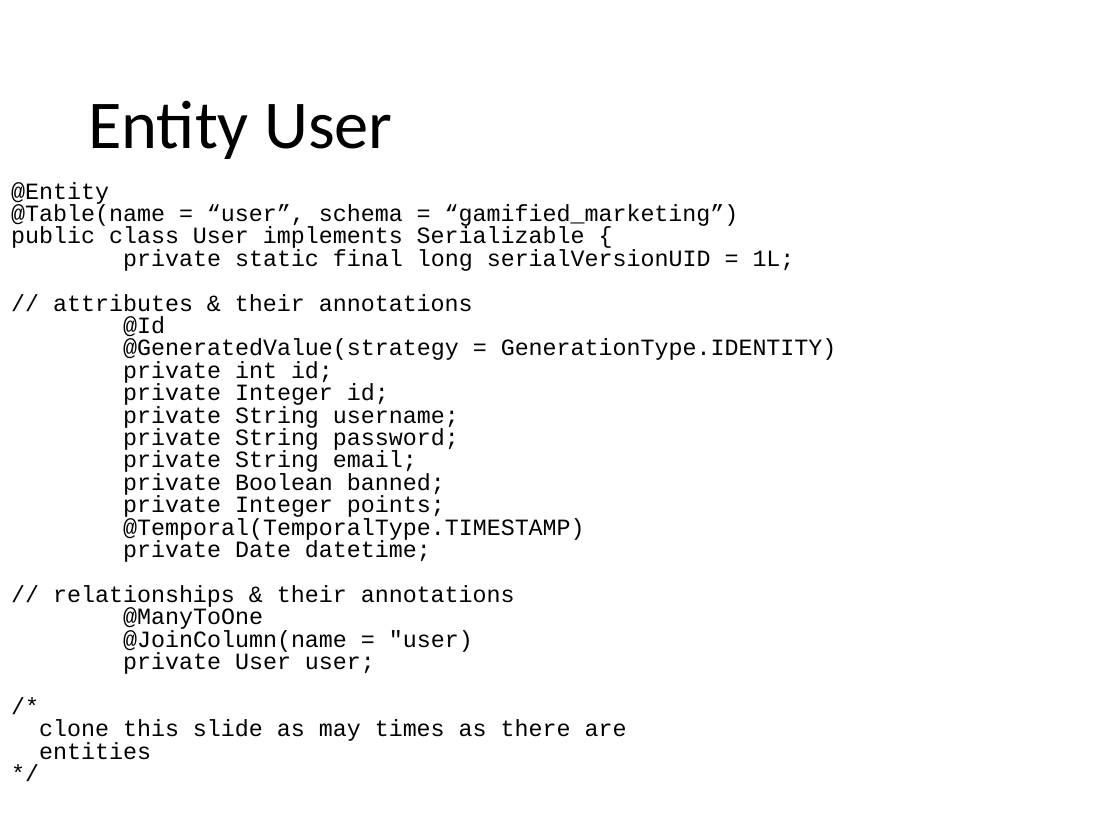
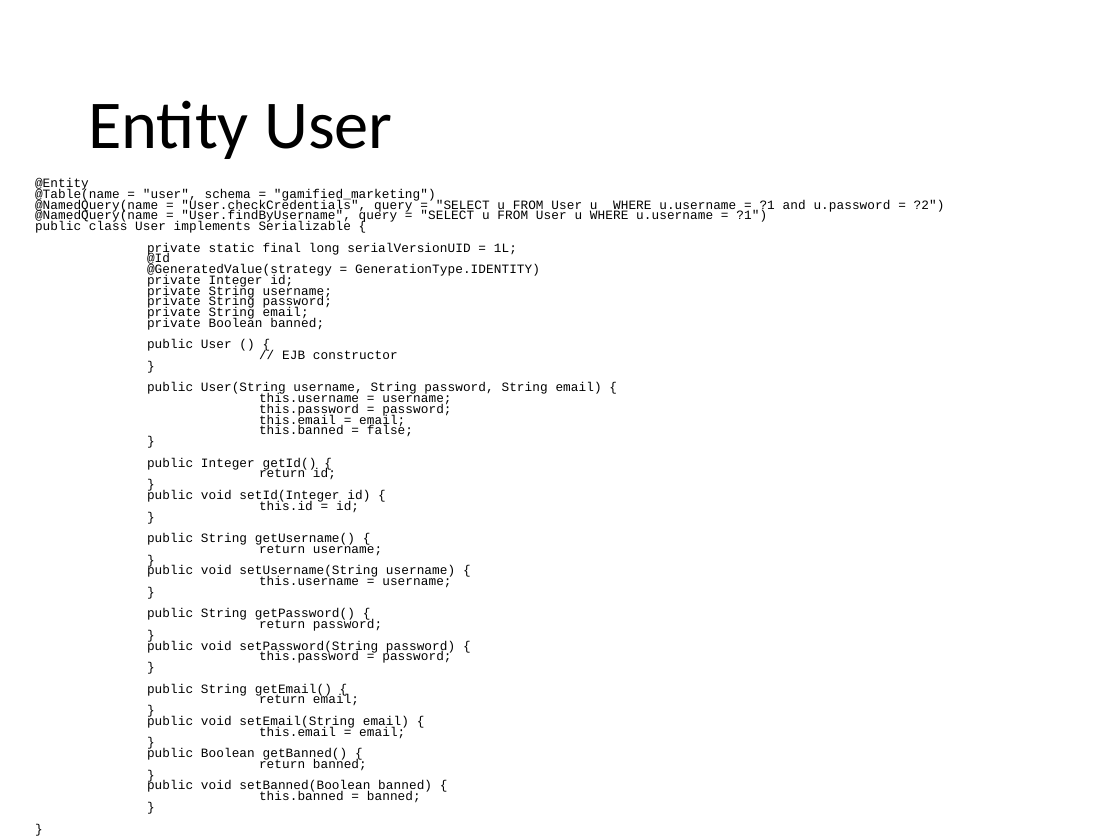
Before and after one commit to Danielededo/Gamified-marketing-application-DB2, a slide deck: slide 16 of Documentation/Presentation.pptx (slide 14 before the commit). Drawn at 1120x840 pixels with LibreOffice and Linux fonts; fonts in the diff are those of the drawing. Boxes give left, top, right and bottom in pixels: in the first picture for what was removed or moved away, otherwise in the second. Text is boxed around its words. In the diff, an @@ line names an element or a change of style, - is before the commit and + after.

Commit message:
presentation

```diff
--- a/Documentation/Presentation.pptx
+++ b/Documentation/Presentation.pptx
@@ text "@Entity": place and size @@
-text "@Entity" at [11, 182, 837, 760]
+text "@Entity" at [35, 178, 945, 803]
@@ text at [35, 178, 540, 330]: size 15 to 8.3 pt in "@Entity", "public class User implements Serializable {", "private static final long serialVersionUID = 1L;", "@Id" and 6 more places; line spacing 0.8 to 0.7 @@
@@ text at [35, 189, 945, 223]: text changed; size 15 to 8.3 pt @@
-@Table(name = “user”, schema = “gamified_marketing”)
+@Table(name = "user", schema = "gamified_marketing")
+@NamedQuery(name = "User.checkCredentials", query = "SELECT u FROM User u WHERE u.username = ?1 and u.password = ?2")
+@NamedQuery(name = "User.findByUsername", query = "SELECT u FROM User u WHERE u.username = ?1")
@@ text at [53, 294, 473, 318]: paragraph removed @@
-// attributes & their annotations
@@ text at [147, 339, 602, 803]: text changed; size 15 to 8.3 pt @@
-private Integer points;
-@Temporal(TemporalType.TIMESTAMP)
-private Date datetime;
-// relationships & their annotations
-@ManyToOne
-@JoinColumn(name = "user)
-private User user;
-/*
-clone this slide as may times as there are
-entities
-*/
+public User () {
+// EJB constructor
+}
+public User(String username, String password, String email) {
+this.username = username;
+this.password = password;
+this.email = email;
+this.banned = false;
+}
+public Integer getId() {
+return id;
+}
+public void setId(Integer id) {
+this.id = id;
+}
+public String getUsername() {
+return username;
+}
+public void setUsername(String username) {
+this.username = username;
+}
+public String getPassword() {
+return password;
+}
+public void setPassword(String password) {
+this.password = password;
+}
+public String getEmail() {
+return email;
+}
+public void setEmail(String email) {
+this.email = email;
+}
+public Boolean getBanned() {
+return banned;
+}
+public void setBanned(Boolean banned) {
+this.banned = banned;
+}
+}
@@ text at [123, 361, 333, 385]: paragraph removed @@
-private int id;
```
Also in this commit, not shown: 13 other slides changed, 12 slides added, 4 slides removed.
